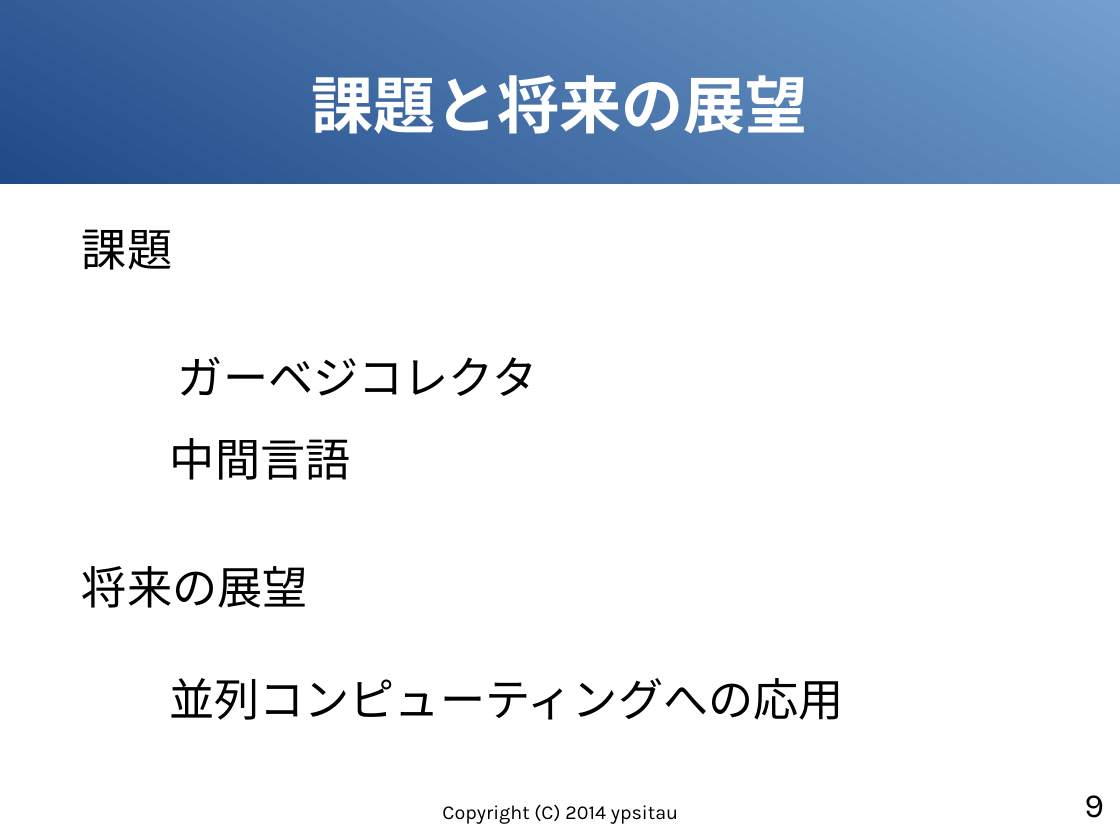
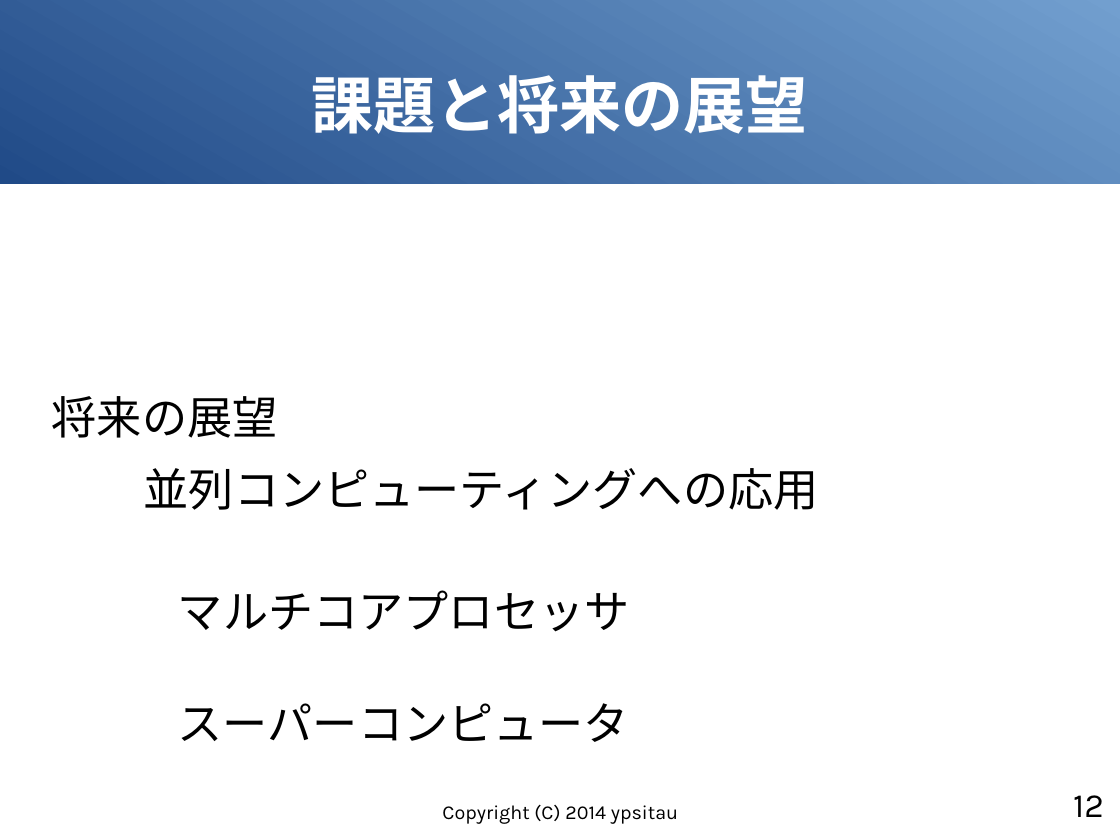
Before and after one commit to gura-lang/gura-doc, a slide deck: slide 12 of presentation/gura-introduction.odp (slide 9 before the commit). Drawn at 1120x840 pixels with LibreOffice and Linux fonts; fonts in the diff are those of the drawing. Boxes give left, top, right and bottom in pixels: in the first picture for what was removed or moved away, otherwise in the second. Text is boxed around its words. In the diff, an @@ line names an element or a change of style, - is before the commit and + after.

```diff
--- a/presentation/gura-introduction.odp
+++ b/presentation/gura-introduction.odp
@@ text removed at <box>82,229,172,270</box> @@
-課題
@@ text removed at <box>178,357,538,396</box> @@
-ガーベジコレクタ
@@ text "将来の展望": place and size @@
-text "将来の展望" at <box>82,566,308,608</box>
+text "将来の展望" at <box>52,396,278,438</box>
@@ text removed at <box>170,438,351,480</box> @@
-中間言語
@@ text "並列コンピューティングへの応用": place and size @@
-text "並列コンピューティングへの応用" at <box>169,678,844,720</box>
+text "並列コンピューティングへの応用" at <box>144,468,819,510</box>
@@ text added at <box>178,590,630,632</box>, 32 pt, text #000000 @@
+マルチコアプロセッサ
@@ text added at <box>178,703,629,742</box>, 32 pt, text #000000 @@
+スーパーコンピュータ
@@ page number at <box>1073,795,1104,817</box>: text changed @@
-9
+12
```
Also in this commit, not shown: 4 other slides changed, 4 slides added, 1 slide removed.
